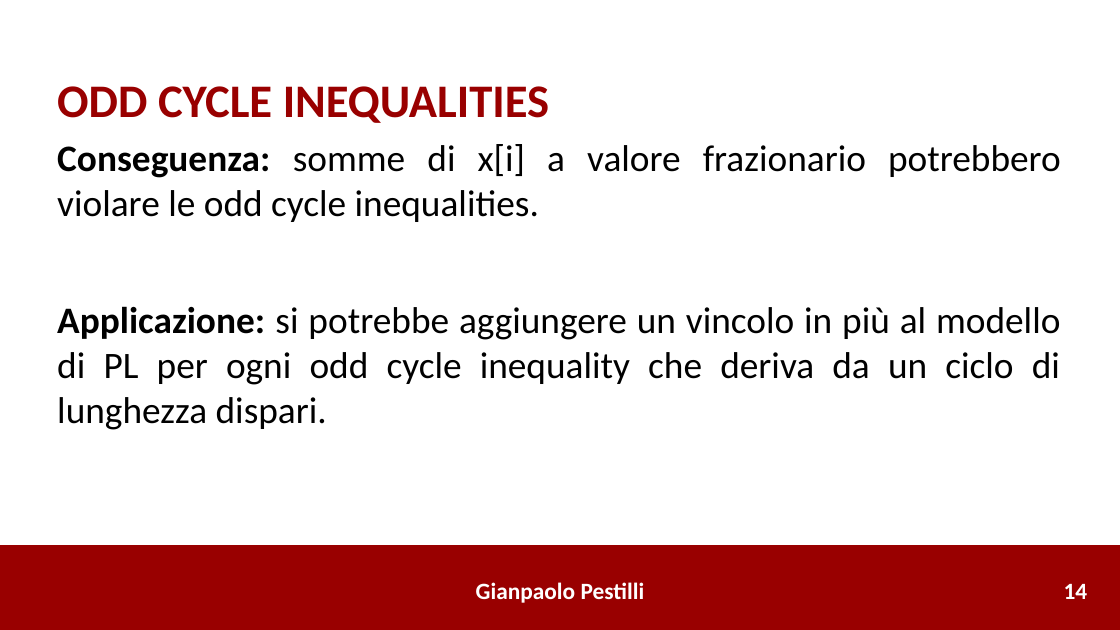
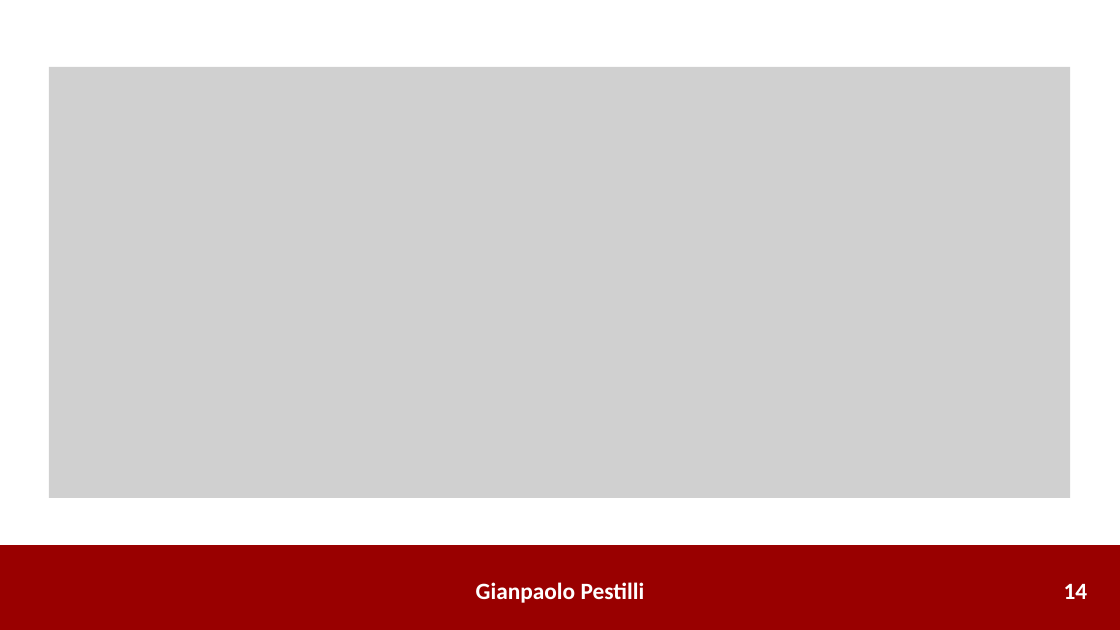
Before and after one commit to gianpaolo-pestilli/amod_project, a slide deck: slide 15 of Presentazione_0386492.pptx. Drawn at 1120x630 pixels with LibreOffice and Linux fonts; fonts in the diff are those of the drawing; grey boxes stand for pictures. Boxes give left, top, right and bottom in pixels: in the first picture for what was removed or moved away, otherwise in the second. Text is boxed around its words. In the diff, an @@ line names an element or a change of style, - is before the commit and + after.

```diff
--- a/Presentazione_0386492.pptx
+++ b/Presentazione_0386492.pptx
@@ picture added at (49,67,1070,498) @@
@@ text removed at (57,86,1061,430) @@
-ODD CYCLE INEQUALITIES
-Conseguenza: somme di x[i] a valore frazionario potrebbero violare le odd cycle inequalities.
-Applicazione: si potrebbe aggiungere un vincolo in più al modello di PL per ogni odd cycle inequality che deriva da un ciclo di lunghezza dispari.
```
Also in this commit, not shown: 5 other slides changed, 1 other file.
